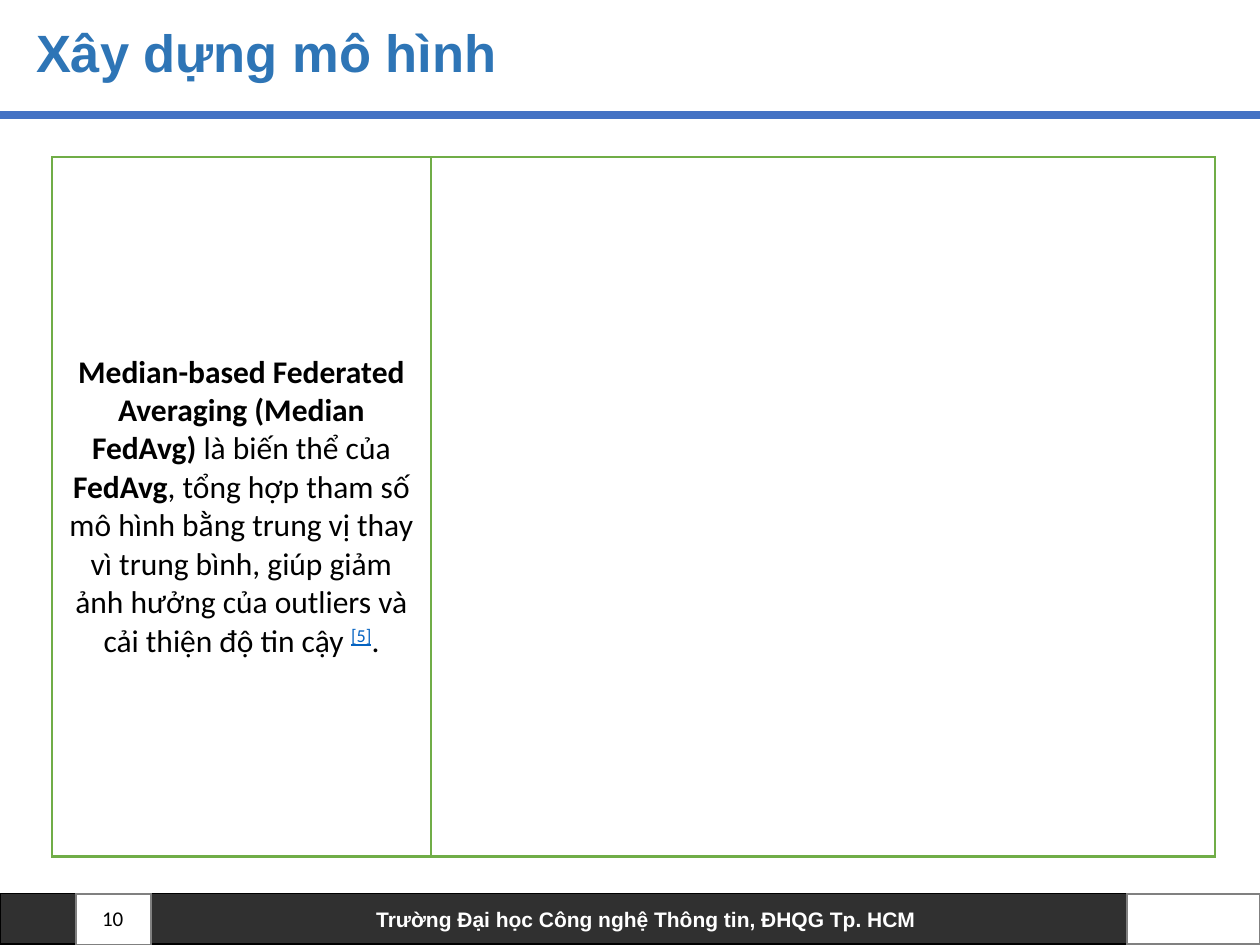
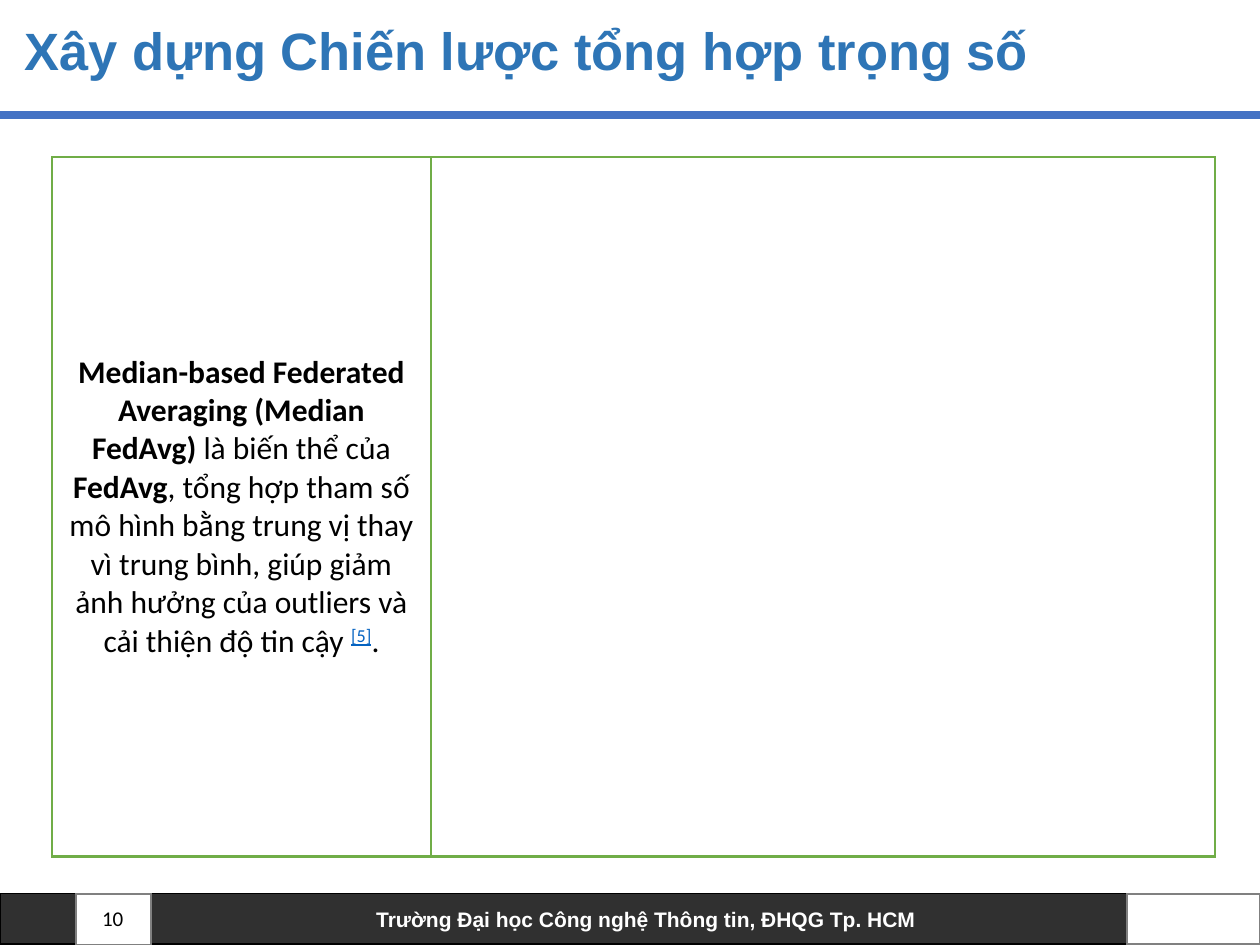
Before and after one commit to truclb/AnToanHeThongTin, a slide deck: slide 10 of FederatedLearning.pptx. Drawn at 1260x945 pixels with LibreOffice and Linux fonts; fonts in the diff are those of the drawing; background and template pictures are left out. Boxes give left, top, right and bottom in pixels: in the first picture for what was removed or moved away, otherwise in the second. Text is boxed around its words. In the diff, an @@ line names an element or a change of style, - is before the commit and + after.

```diff
--- a/FederatedLearning.pptx
+++ b/FederatedLearning.pptx
@@ text at bbox=[24, 28, 1028, 81]: text changed @@
-Xây dựng mô hình
+Xây dựng Chiến lược tổng hợp trọng số
```
Also in this commit, not shown: 3 other slides changed, 2 other files.
